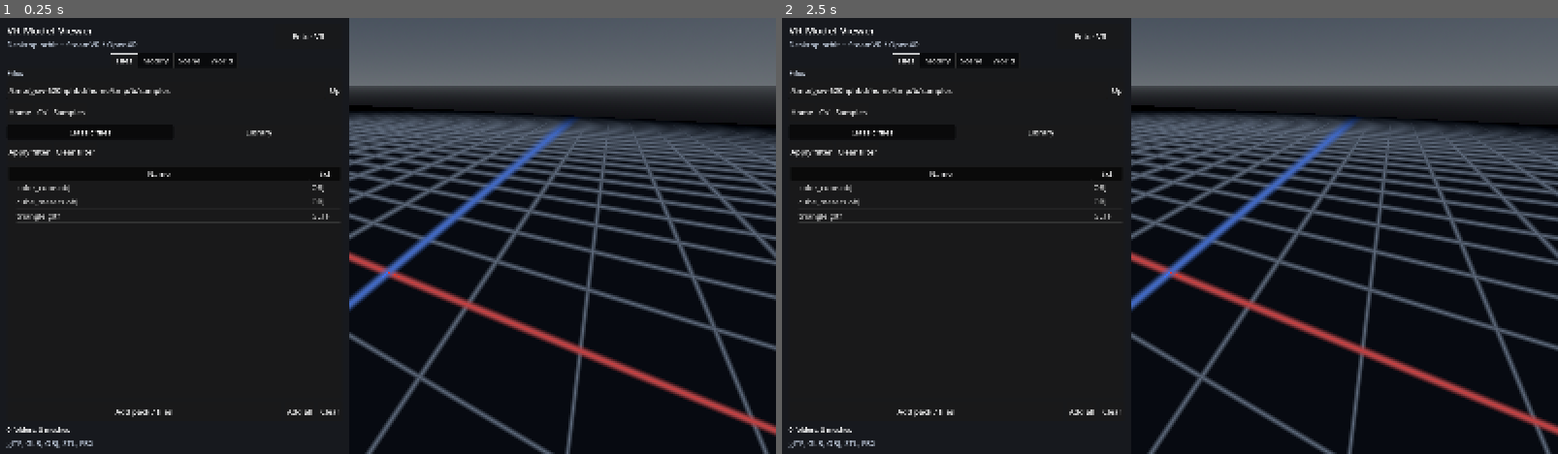
Above: before the commit, frames 1-2 (left to right).
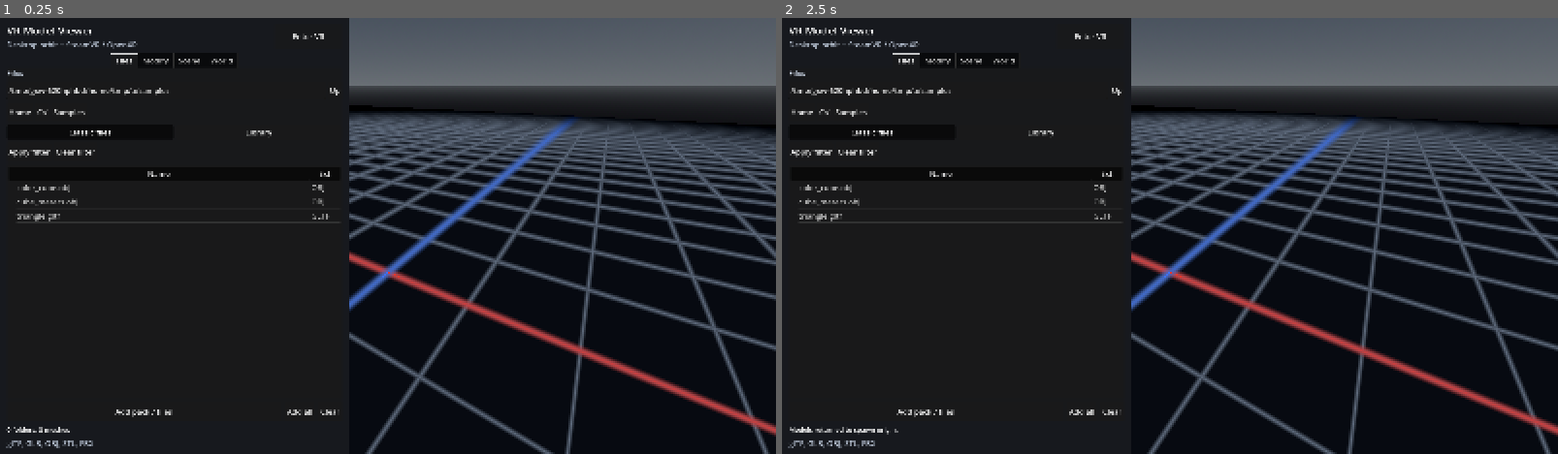
Above: after the commit, the same moments.

Repository: Sainin3D/VRViewer
Game: Godot game, scene res://scenes/main.tscn
Same seed, same stepped clock (60 frames per second), same inputs: the game is played once before the commit and once after it.
Inputs (mouse positions are in pixels of both pictures, inside the frame that each line leads up to):
- Up to frame 1 (0.25 s): no input
- Up to frame 2 (2.5 s): tap Enter at 0.5, 2 s; move the mouse to (952, 236) at 0.52 s; hold D 0.53-1.28 s; tap R at 0.6, 1.35, 2.3 s; click (952, 236) at 0.67 s; tap Space at 1.25 s; move the mouse to (1014, 257) at 1.27 s; hold S 1.28-2.03 s; move the mouse to (1247, 140) at 2.02 s; hold D from 2.03 s (still down); tap F at 2.1 s

The runs differ from the first frame. In frame 1, less than 0.1% of the frame differs, in the area x 17-22%, y 16-18%; in frame 2, 0.1%, in the area x 0-22%, y 16-96%.

Commit message:
VR: scale in place, model-only origin reset, larger dashboard controls.
Keep AABB floor-center fixed while resizing; return-to-origin no longer reframes the player in VR; double Modify/Scene/World hit targets and give Library Tags about half the list width.

Diff:
--- a/scripts/assembly.gd
+++ b/scripts/assembly.gd
@@ -234,7 +234,19 @@
 func set_size_percent(percent: float) -> void:
 	size_percent = clampf(percent, 10.0, 400.0)
 	var s := rest_scale * (size_percent / 100.0)
-	scale = Vector3.ONE * maxf(s, 0.0001)
+	var new_s := maxf(s, 0.0001)
+	if parts.is_empty():
+		scale = Vector3.ONE * new_s
+		changed.emit()
+		return
+	# Scale around the current on-floor center so models grow/shrink in place
+	# (scaling the node alone pivots from the assembly origin and slides them).
+	var before := world_aabb()
+	var pivot := Vector3(before.get_center().x, before.position.y, before.get_center().z)
+	scale = Vector3.ONE * new_s
+	var after := world_aabb()
+	var pivot_after := Vector3(after.get_center().x, after.position.y, after.get_center().z)
+	global_position += pivot - pivot_after
 	_snap_to_floor()
 	if parts.size() == 1:
 		SceneStore.set_file_percent(part_paths[0], size_percent)
@@ -242,10 +254,17 @@
 
 
 func return_to_origin() -> void:
+	## Restore assembly spawn pose only (does not move the XR player / camera).
 	var kept := size_percent
 	position = spawn_transform.origin
 	rotation = spawn_transform.basis.get_euler()
-	set_size_percent(kept)
+	# Apply size without the in-place pivot dance relative to a moved pose:
+	# spawn was captured at rest_scale / 100%, so set scale then snap floor.
+	size_percent = kept
+	var s := rest_scale * (size_percent / 100.0)
+	scale = Vector3.ONE * maxf(s, 0.0001)
+	_snap_to_floor()
+	changed.emit()
 
 
 func set_model_tint(color: Color) -> void:
--- a/scripts/main.gd
+++ b/scripts/main.gd
@@ -118,8 +118,7 @@
 				_set_vr(not _xr.xr_active)
 				get_viewport().set_input_as_handled()
 			KEY_R:
-				_assembly.return_to_origin()
-				_camera.frame_aabb(_assembly.world_aabb())
+				_on_return_to_origin()
 				get_viewport().set_input_as_handled()
 
 
@@ -486,7 +485,7 @@
 	_scale_slider.value_changed.connect(_on_scale_slider)
 	scale_row.add_child(_scale_slider)
 	col.add_child(scale_row)
-	col.add_child(_btn("Return to origin", func(): _assembly.return_to_origin(); _camera.frame_aabb(_assembly.world_aabb())))
+	col.add_child(_btn("Return to origin", _on_return_to_origin))
 
 	col.add_child(_sep())
 	col.add_child(_build_color_editor())
@@ -821,36 +820,46 @@
 	if _desktop_host:
 		_desktop_host.offset_right = PANEL_WIDTH
 		_desktop_host.visible = not wide
-	var btn_h := 52 if wide else 44
-	# Desktop: smaller list mins + scroll so Add pack stays on-screen.
-	var list_h := 420 if wide else 180
-	var preview_h := 240 if wide else 120
+	var btn_h := 88 if wide else 44
+	var font_vr := 24 if wide else 16
+	# VR: larger file list; keep preview modest so sticky Add pack stays visible.
+	var list_h := 560 if wide else 180
+	var preview_h := 200 if wide else 120
 	if _file_list:
 		_file_list.custom_minimum_size = Vector2(0, list_h)
-		_file_list.add_theme_font_size_override("font_size", 18 if wide else 16)
+		_file_list.add_theme_font_size_override("font_size", font_vr)
 	if _parts_list:
-		_parts_list.custom_minimum_size = Vector2(0, 260 if wide else 200)
-		_parts_list.add_theme_font_size_override("font_size", 18 if wide else 16)
+		_parts_list.custom_minimum_size = Vector2(0, 360 if wide else 200)
+		_parts_list.add_theme_font_size_override("font_size", font_vr)
 	if _scene_list:
-		_scene_list.custom_minimum_size = Vector2(0, 220 if wide else 160)
+		_scene_list.custom_minimum_size = Vector2(0, 320 if wide else 160)
 	if _splat_list:
-		_splat_list.custom_minimum_size = Vector2(0, 180 if wide else 140)
+		_splat_list.custom_minimum_size = Vector2(0, 240 if wide else 140)
 	if _pack_preview:
 		_pack_preview.custom_minimum_size = Vector2(0, preview_h)
 	if _tag_filter:
-		_tag_filter.custom_minimum_size = Vector2(0, 48 if wide else 0)
-		_tag_filter.add_theme_font_size_override("font_size", 18 if wide else 16)
+		_tag_filter.custom_minimum_size = Vector2(0, 56 if wide else 0)
+		_tag_filter.add_theme_font_size_override("font_size", font_vr)
 	if _btn_add_pack:
 		_btn_add_pack.custom_minimum_size = Vector2(0, btn_h)
-		_btn_add_pack.add_theme_font_size_override("font_size", 18 if wide else 16)
+		_btn_add_pack.add_theme_font_size_override("font_size", font_vr)
+	_apply_file_list_columns()
+	if wide:
+		# Roughly double Modify / Scene / World hit targets; Files uses the sizes above.
+		_bulk_vr_chrome(_col_modify, 88.0, 24, 56.0)
+		_bulk_vr_chrome(_col_scene, 88.0, 24, 56.0)
+		_bulk_vr_chrome(_col_world, 88.0, 24, 56.0)
+		if _files_load_row:
+			_bulk_vr_chrome(_files_load_row, 88.0, 24, 56.0)
+		if _tabs:
+			_tabs.add_theme_font_size_override("font_size", 26)
 	if _btn_recenter_board:
 		_btn_recenter_board.visible = wide
 	# Desktop tabs scroll; VR board is sized to fit so keep scroll off when possible.
 	for sc in _tab_scrolls:
 		if sc is ScrollContainer:
-			sc.vertical_scroll_mode = (
-				ScrollContainer.SCROLL_MODE_DISABLED if wide else ScrollContainer.SCROLL_MODE_AUTO
-			)
+			# Files can stay tight; other tabs may need a little scroll after control upscale.
+			sc.vertical_scroll_mode = ScrollContainer.SCROLL_MODE_AUTO
 	if _files_scroll:
 		_files_scroll.vertical_scroll_mode = (
 			ScrollContainer.SCROLL_MODE_DISABLED if wide else ScrollContainer.SCROLL_MODE_AUTO
@@ -1009,6 +1018,64 @@
 	_refresh_parts_list()
 	_update_status()
 	_status.text = "Deleted one part."
+
+
+
+func _on_return_to_origin() -> void:
+	_assembly.return_to_origin()
+	# Desktop only: reframe the orbit camera. In VR, leave the player where they are.
+	if _xr == null or not _xr.xr_active:
+		_camera.frame_aabb(_assembly.world_aabb())
+	_status.text = "Models returned to spawn origin."
+
+
+func _apply_file_list_columns() -> void:
+	if _file_list == null:
+		return
+	if _library_mode:
+		_file_list.set_column_title(0, "Pack")
+		_file_list.set_column_title(1, "Tags")
+		_file_list.set_column_expand(0, true)
+		_file_list.set_column_expand(1, true)
+		_file_list.set_column_clip_content(0, true)
+		_file_list.set_column_clip_content(1, true)
+		# Tags at least ~half the sheet.
+		var half := 420
+		if _ui_viewport:
+			half = maxi(int(float(_ui_viewport.size.x) * 0.48), 320)
+		_file_list.set_column_custom_minimum_width(0, half)
+		_file_list.set_column_custom_minimum_width(1, half)
+	else:
+		_file_list.set_column_title(0, "Name")
+		_file_list.set_column_title(1, "Ext")
+		_file_list.set_column_expand(0, true)
+		_file_list.set_column_expand(1, false)
+		_file_list.set_column_clip_content(0, true)
+		_file_list.set_column_custom_minimum_width(1, 64)
+
+
+func _bulk_vr_chrome(root: Control, btn_h: float, font: int, slider_h: float) -> void:
+	if root == null:
+		return
+	for b in root.find_children("*", "Button", true, false):
+		(b as Button).custom_minimum_size = Vector2(0, btn_h)
+		(b as Button).add_theme_font_size_override("font_size", font)
+	for c in root.find_children("*", "CheckBox", true, false):
+		(c as CheckBox).custom_minimum_size = Vector2(0, btn_h)
+		(c as CheckBox).add_theme_font_size_override("font_size", font)
+	for s in root.find_children("*", "HSlider", true, false):
+		(s as HSlider).custom_minimum_size = Vector2(0, slider_h)
+	for e in root.find_children("*", "LineEdit", true, false):
+		(e as LineEdit).custom_minimum_size = Vector2(0, btn_h)
+		(e as LineEdit).add_theme_font_size_override("font_size", font)
+	for o in root.find_children("*", "OptionButton", true, false):
+		(o as OptionButton).custom_minimum_size = Vector2(0, btn_h)
+		(o as OptionButton).add_theme_font_size_override("font_size", font)
+	for lab in root.find_children("*", "Label", true, false):
+		(lab as Label).add_theme_font_size_override("font_size", max(font - 2, 16))
+	for lst in root.find_children("*", "ItemList", true, false):
+		(lst as ItemList).add_theme_font_size_override("font_size", font)
+		(lst as ItemList).custom_minimum_size = Vector2(0, max((lst as ItemList).custom_minimum_size.y, 280.0))
 
 
 func _focus_library_filter() -> void:
@@ -1163,17 +1230,14 @@
 		if _folder_edit:
 			_folder_edit.text = lib_path
 			_folder_edit.editable = false
-		_file_list.set_column_title(0, "Pack")
-		_file_list.set_column_title(1, "Tags")
 	else:
 		if _folder_edit:
 			_folder_edit.editable = true
-		_file_list.set_column_title(0, "Name")
-		_file_list.set_column_title(1, "Ext")
 		if _pack_preview:
 			_pack_preview.texture = null
 		if _pack_meta_label:
 			_pack_meta_label.text = ""
+	_apply_file_list_columns()
 	_save_settings()
 	_scan_folder()
 
@@ -1962,7 +2026,7 @@
 		fails.append("Add selected button missing")
 	if not "Library (model-tags)" in names:
 		fails.append("Library (model-tags) toggle missing")
-	var issa_root := "res://samples"  # optional local dogfood pack path
+	var issa_root := "res://samples"
 	if DirAccess.dir_exists_absolute(issa_root):
 		var adapter := ModelTagsLibrary.new()
 		adapter.set_root(issa_root)
